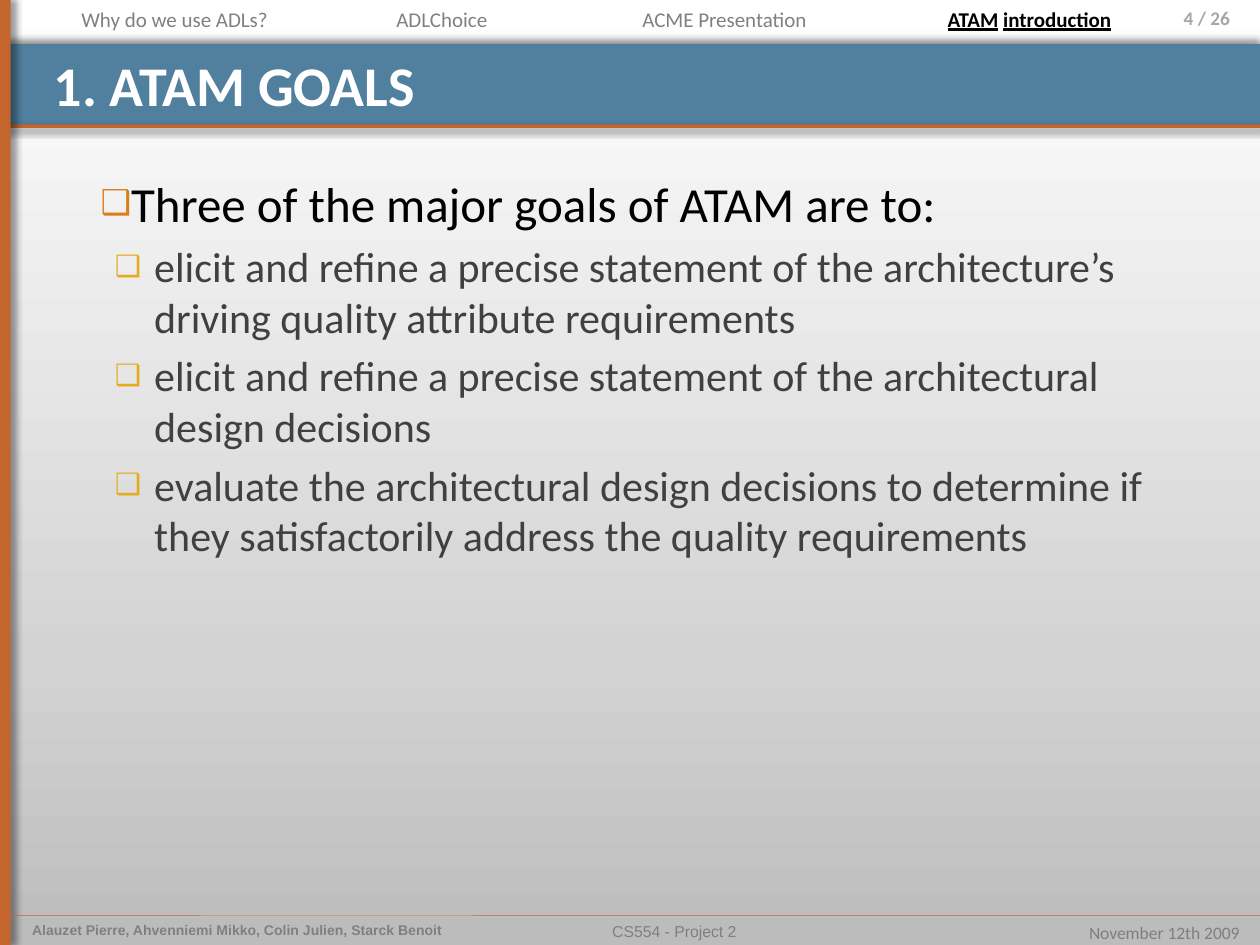
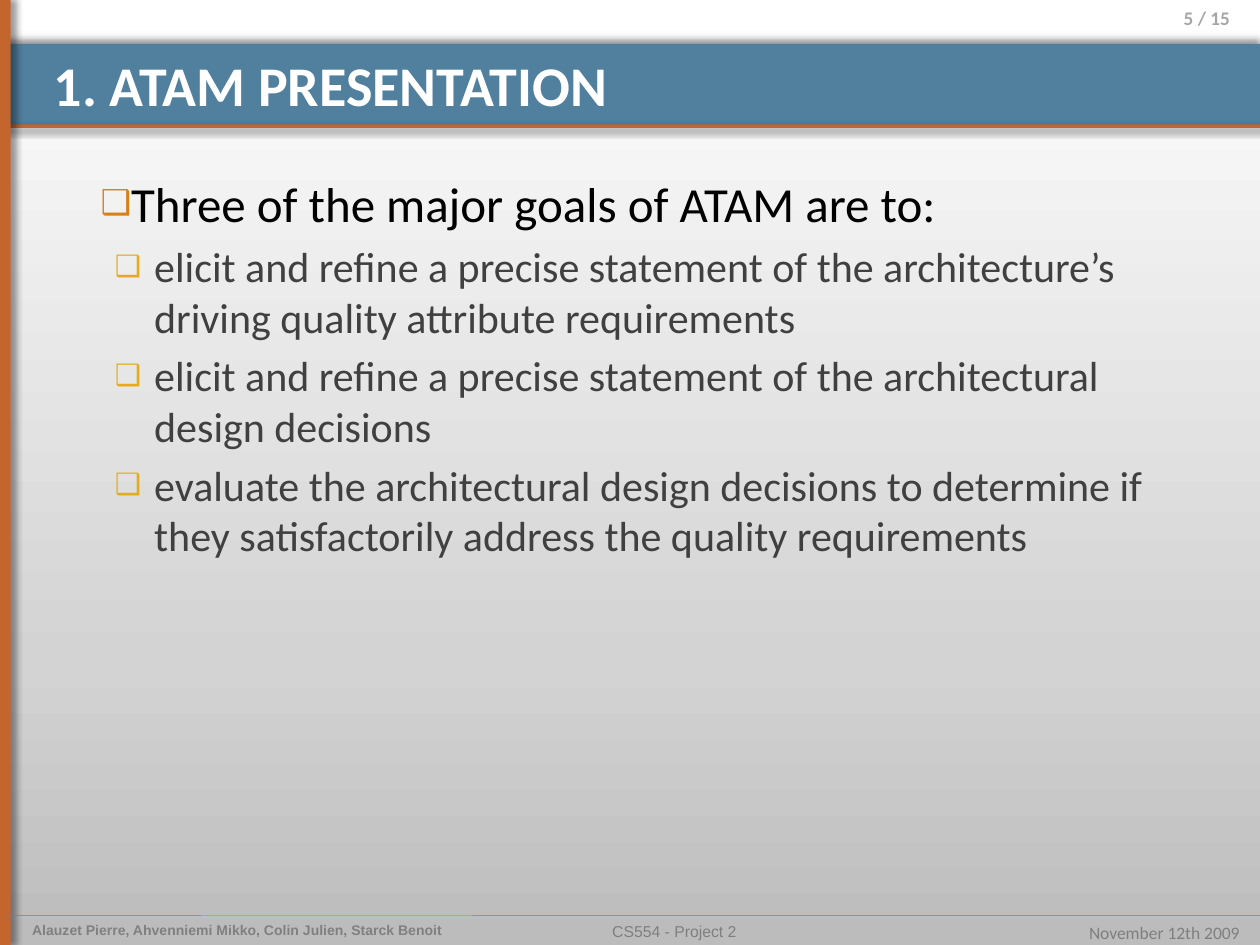
Before and after one commit to pierrealauzet/euroteam, a slide deck: slide 5 of Project 2/Part1/CS554_EuroTeam_Project2_OP4.pptx (slide 4 before the commit). Drawn at 1260x945 pixels with LibreOffice and Linux fonts; fonts in the diff are those of the drawing. Boxes give left, top, right and bottom in pixels: in the first picture for what was removed or moved away, otherwise in the second. Text is boxed around its words. In the diff, an @@ line names an element or a change of style, - is before the commit and + after.

```diff
--- a/Project 2/Part1/CS554_EuroTeam_Project2_OP4.pptx
+++ b/Project 2/Part1/CS554_EuroTeam_Project2_OP4.pptx
@@ text removed at [81, 12, 268, 31] @@
-Why do we use ADLs?
@@ text removed at [396, 12, 487, 27] @@
-ADLChoice
@@ text removed at [642, 12, 806, 27] @@
-ACME Presentation
@@ text removed at [948, 12, 1111, 31] @@
-ATAM introduction
@@ page number at [1184, 12, 1230, 25]: text changed @@
-4 / 26
+5 / 15
@@ title at [54, 69, 607, 107]: text changed @@
-1. ATAM GOALS
+1. ATAM PRESENTATION
```
Also in this commit, not shown: 7 other slides changed, 7 slides added, 1 slide removed, 1 other file.
